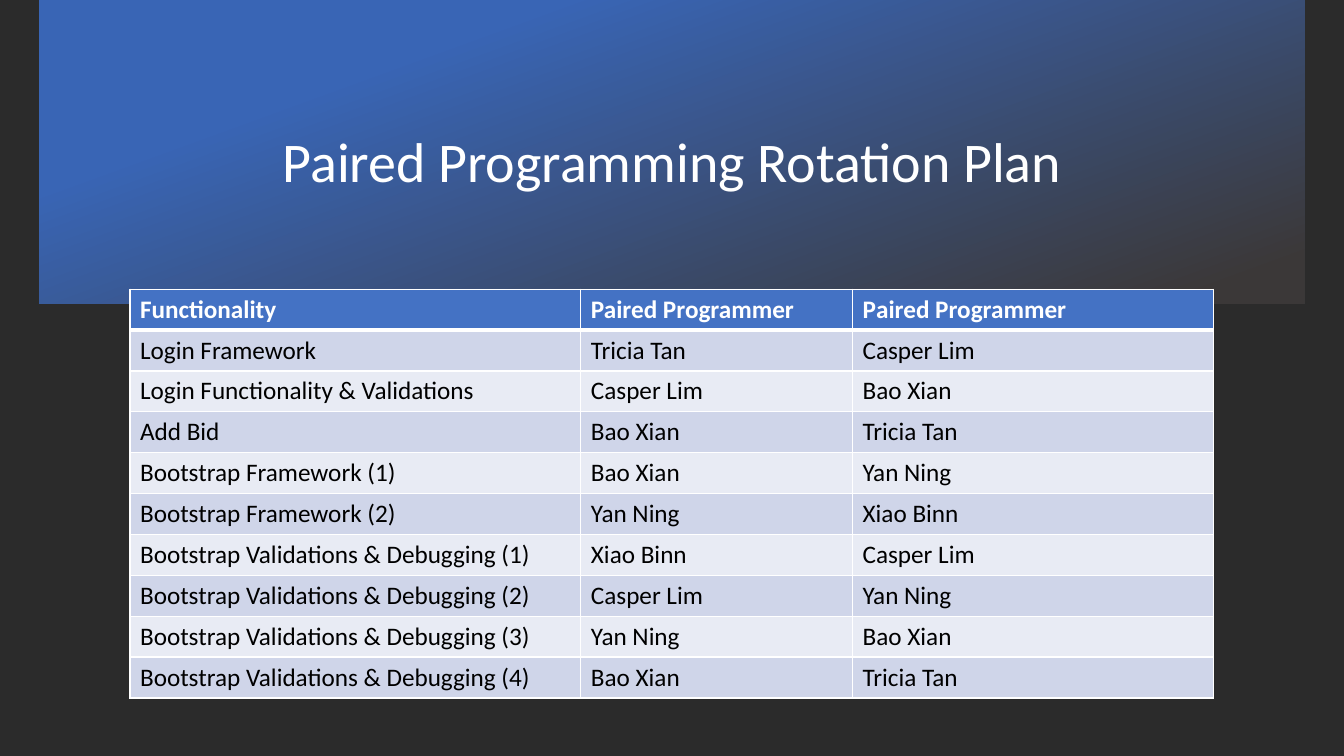
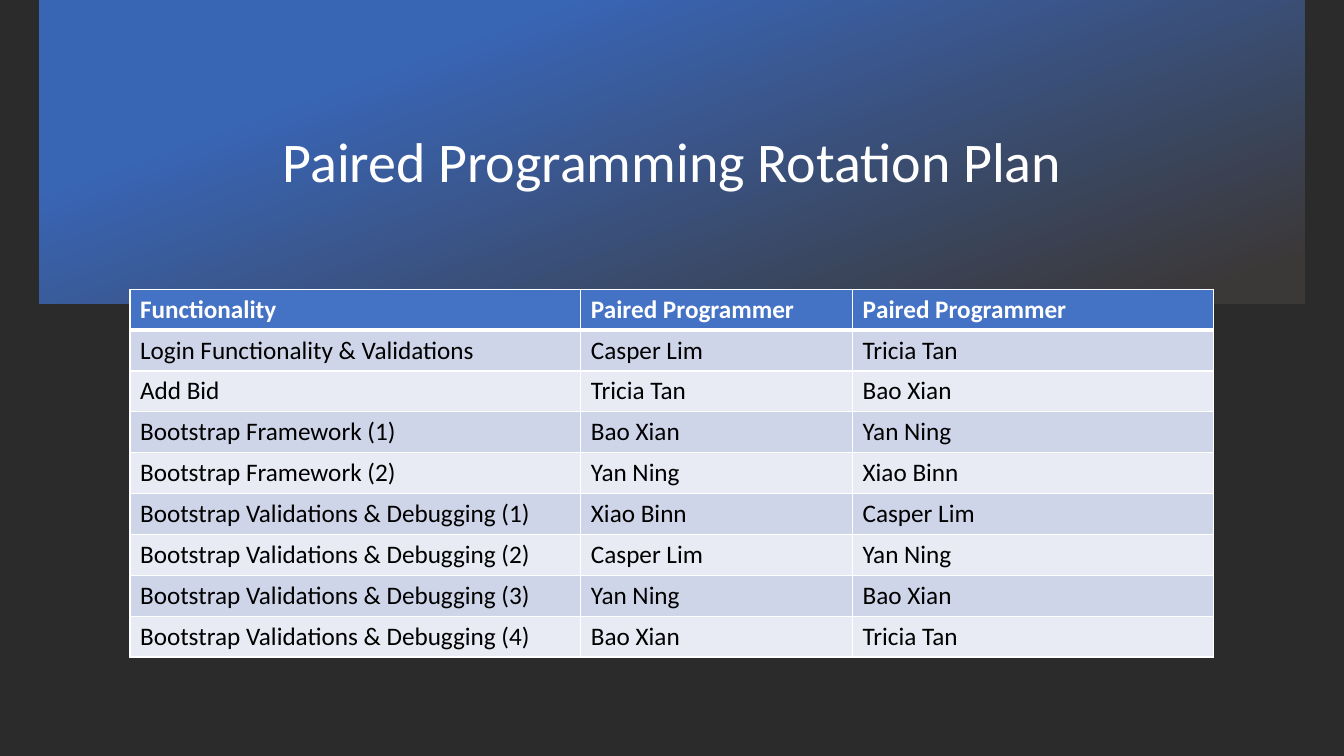
Before and after one commit to xbloh/Online-Course-Bidding-System-, a slide deck: slide 12 of presentations/PM Review - Week 7.pptx. Drawn at 1344x756 pixels with LibreOffice and Linux fonts; fonts in the diff are those of the drawing; background and template pictures are left out; a plain dark background stands for a picture behind light text. Boxes give left, top, right and bottom in pixels: in the first picture for what was removed or moved away, otherwise in the second. Text is boxed around its words. In the diff, an @@ line names an element or a change of style, - is before the commit and + after.

```diff
--- a/presentations/PM Review - Week 7.pptx
+++ b/presentations/PM Review - Week 7.pptx
@@ table at [130,289,1214,656] @@
-row 2: Login Framework | Tricia Tan | Casper Lim
-row 3: Login Functionality & Validations | Casper Lim | Bao Xian
-row 4: Add Bid | Bao Xian | Tricia Tan
+row 2: Login Functionality & Validations | Casper Lim | Tricia Tan
+row 3: Add Bid | Tricia Tan | Bao Xian
```
Also in this commit, not shown: 1 other slide changed.
